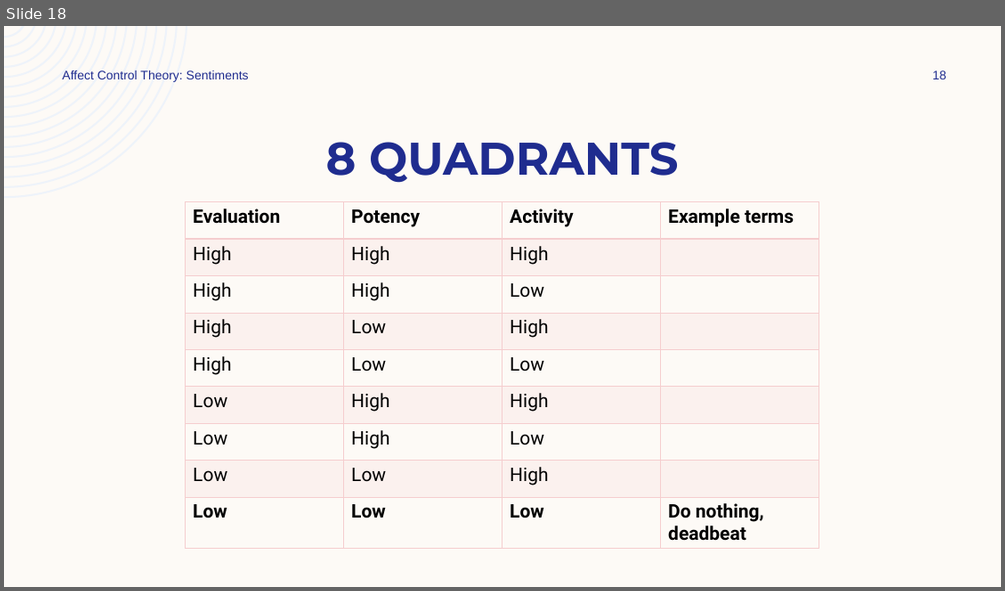
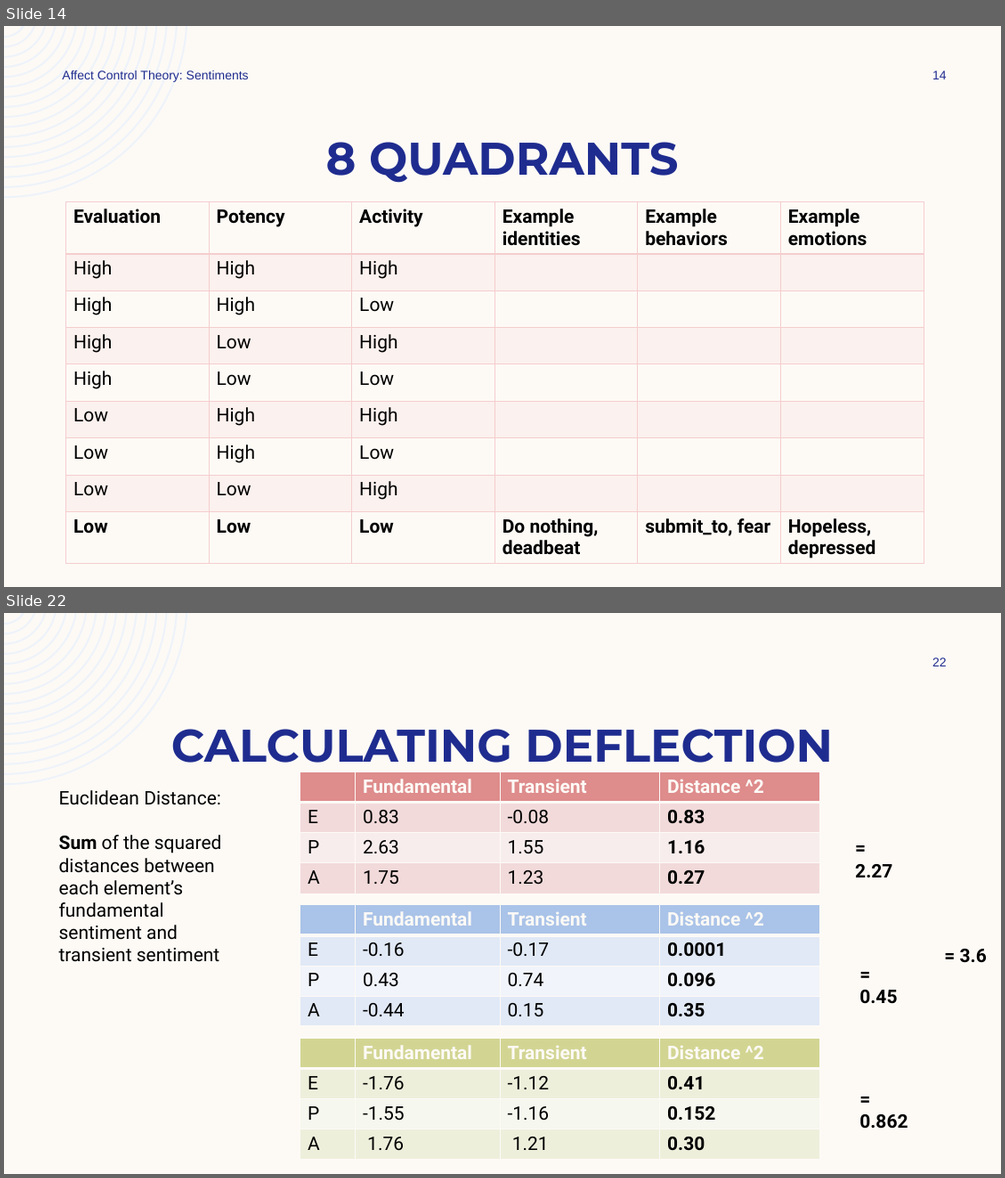
Before and after one commit to ekmaloney/soc490s, a slide deck: slides/jan_26.pptx. Shown one above the other, each under a label of ours: slide 18 before the commit, slides 14 and 22 after it; the slides between them are not shown. The pictures are 1005x591 and 1005x1178 pixels, drawn with LibreOffice and Linux fonts; fonts in the diff are those of the drawing. Boxes give left, top, right and bottom in pixels: in the first picture for what was removed or moved away, otherwise in the second. Text is boxed around its words. In the diff, an @@ line names an element or a change of style, - is before the commit and + after.

```diff
--- a/slides/jan_26.pptx
+++ b/slides/jan_26.pptx
@@ slide 22 added at [4,613,1001,1174], background #FDFAF6; not listed: 1 template element that a slide beside it also shows @@
@@ page number added at [932,657,947,666], 12 pt, text #1F2C8F @@
+22
@@ title added at [171,729,833,763], 44 pt, text #1F2C8F, bold @@
+CALCULATING DEFLECTION
@@ table added at [300,772,821,893], 4 rows, 4 columns @@
+ | Fundamental | Transient | Distance ^2
+E | 0.83 | -0.08 | 0.83
+P | 2.63 | 1.55 | 1.16
+A | 1.75 | 1.23 | 0.27
@@ text added at [59,790,222,962], 18 pt, text #000000 @@
+Euclidean Distance:
+Sum of the squared distances between each element’s fundamental sentiment and transient sentiment
@@ text added at [855,864,892,877], 18 pt, text #000000, bold @@
+= 2.27
@@ table added at [300,905,821,1026], 4 rows, 4 columns @@
+ | Fundamental | Transient | Distance ^2
+E | -0.16 | -0.17 | 0.0001
+P | 0.43 | 0.74 | 0.096
+A | -0.44 | 0.15 | 0.35
@@ text added at [960,949,987,963], 18 pt, text #000000, bold @@
+= 3.6
@@ text added at [859,989,897,1004], 18 pt, text #000000, bold @@
+= 0.45
@@ table added at [300,1038,821,1159], 4 rows, 4 columns @@
+ | Fundamental | Transient | Distance ^2
+E | -1.76 | -1.12 | 0.41
+P | -1.55 | -1.16 | 0.152
+A | 1.76 | 1.21 | 0.30
@@ text added at [859,1114,907,1128], 18 pt, text #000000, bold @@
+= 0.862
@@ what was slide 18 is now slide 14 @@
@@ slide 14 changed as well @@
@@ page number at [932,70,947,79]: text changed @@
-18
+14
@@ table at [66,202,923,565] @@
-column 4: Example terms |  |  |  |  |  |  |  | Do nothing, / deadbeat
+column 4: Example identities |  |  |  |  |  |  |  | Do nothing, / deadbeat
+column 5: Example behaviors |  |  |  |  |  |  |  | submit_to, fear
+column 6: Example emotions |  |  |  |  |  |  |  | Hopeless, depressed
@@ table: place and size @@
-table at [186,202,820,549]
+table at [66,202,923,565]
```
Also in this commit, not shown: 10 other slides changed, 28 other slides added, 23 slides removed, 14 other files.
